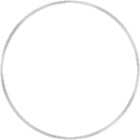
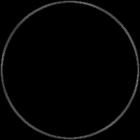
Layered file, before and after one edit (w=140, h=140). Changes by layer:
renamed "New Layer" to "Pasted Layer", painted on it over [0, 0, 140, 140]
painted on "Background" over [0, 0, 140, 140]
